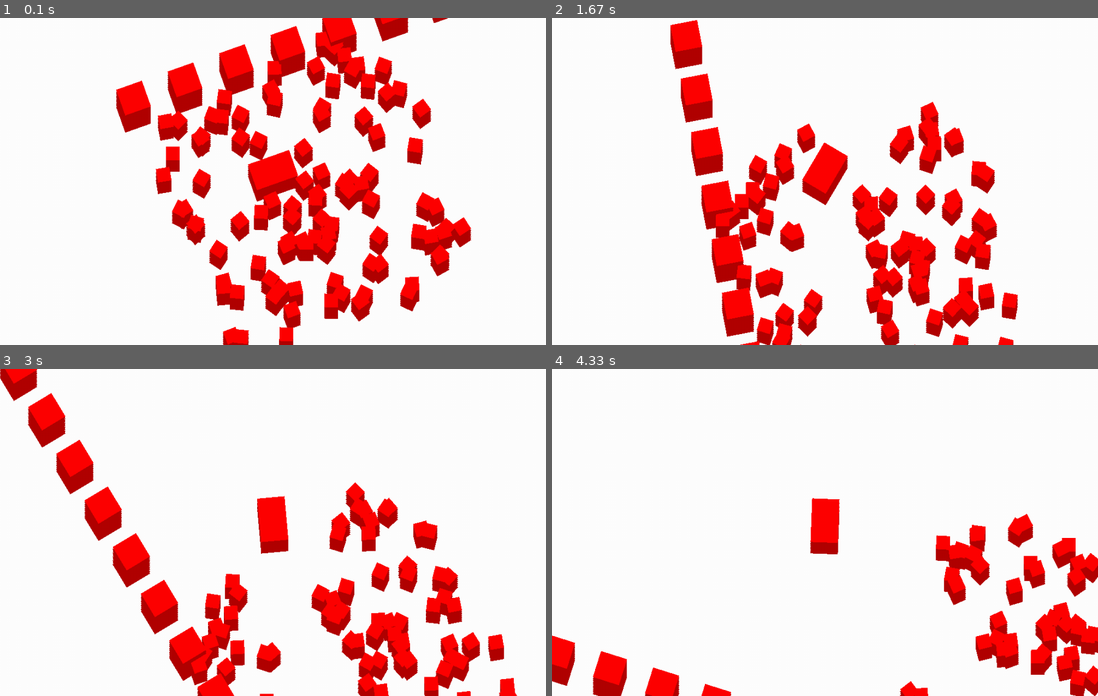
Above: before the commit, frames 1-4 (two rows, left to right).
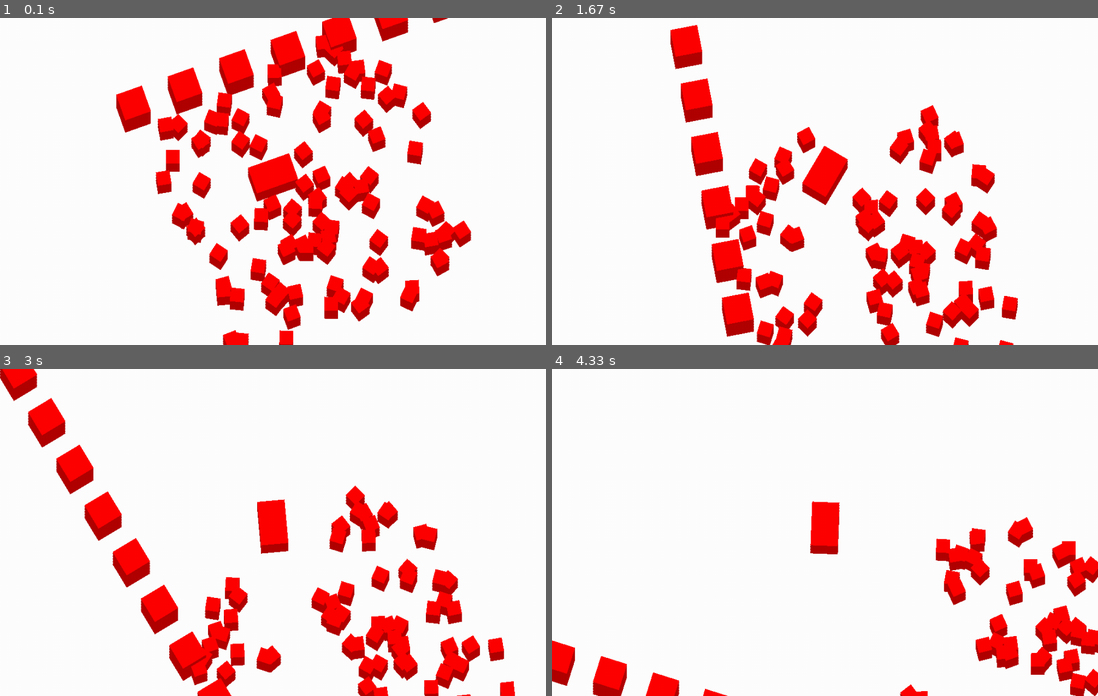
Above: after the commit, the same moments.

Repository: Xseis/Another-Pygame-Project
Game: pygame game, started from main.py
Two runs of this game, one before a commit and one after it. Both use one fixed random seed, a clock stepped at 60 frames per second and the inputs below.
Inputs:
- Up to frame 1 (0.1 s): no input
- Up to frame 2 (1.67 s): hold W 0.83-1.3 s; hold D from 1.33 s (still down)
- Up to frame 3 (3 s): release D at 1.8 s; hold A 1.83-2.37 s; hold A 2.4-2.8 s; hold W from 2.83 s (still down)
- Up to frame 4 (4.33 s): release W at 3.2 s; hold D 3.23-3.87 s; hold A from 3.9 s (still down)

The runs differ from the first frame. In frame 1, 6.5% of the frame differs, in the area x 21-87%, y 0-100%; in frame 2, 5.2%; in frame 3, 4.8%; in frame 4, 2.6%.

Commit message:
FUCK THE KIDS YES

Diff:
--- a/main.py
+++ b/main.py
@@ -445,7 +445,7 @@
 
         self.MAX_STACK_LAYERS = 40
         self.STACK_LAYERS = 10
-        self.LAYER_WORLD_HEIGHT = 7.0  # how "tall" each layer is in world units, tune to taste
+        self.LAYER_WORLD_HEIGHT = 5.0  # how "tall" each layer is in world units, tune to taste
 
         prog = self.ctx.program(vertex_shader=vertex_shader, fragment_shader=fragment_shader)
         prog['screen_size'].value = (self.WIDTH, self.HEIGHT)
@@ -511,7 +511,6 @@
             layers_arr = np.array(all_layers, dtype='f4').reshape(-1, 1)
             combined = np.hstack([pos_arr, layers_arr])
             self.vbo.write(combined.tobytes())
-
             self.prog['layer_height'].value = self.LAYER_WORLD_HEIGHT * self.camera.zoom
             self.vao.render(moderngl.TRIANGLES, vertices=len(self.objects) * 6, instances=self.MAX_STACK_LAYERS)
                 #pygame.draw.polygon(self.win, (255, 0, 0), corners)
